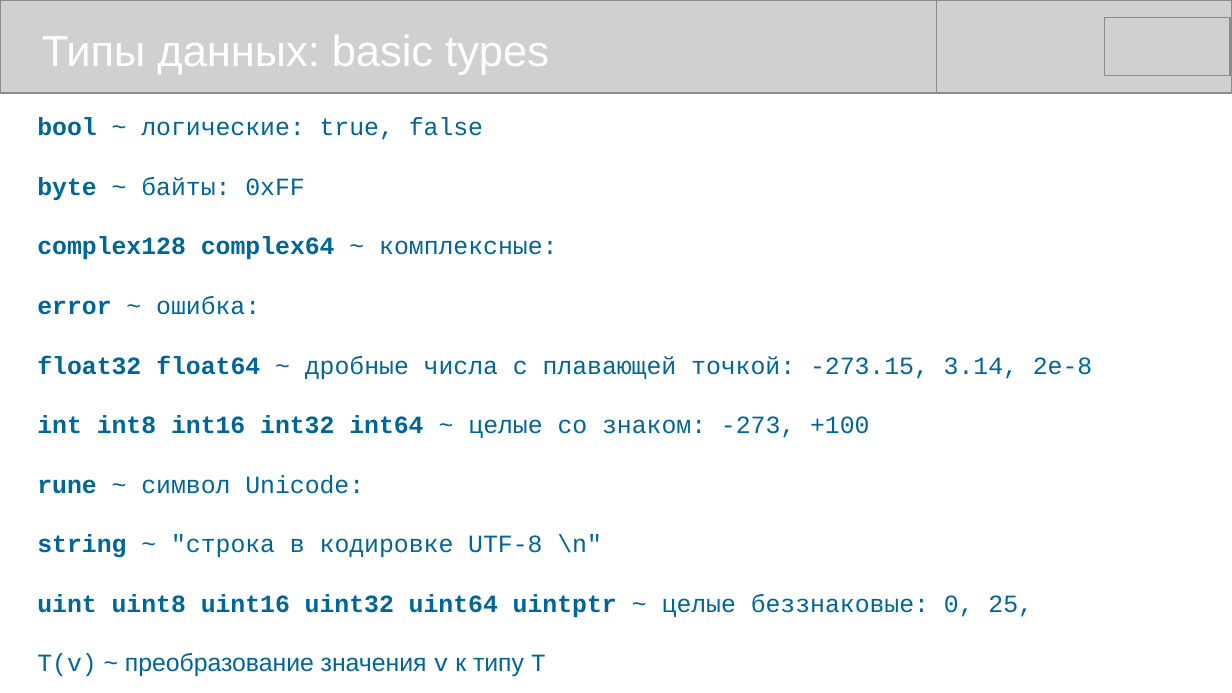
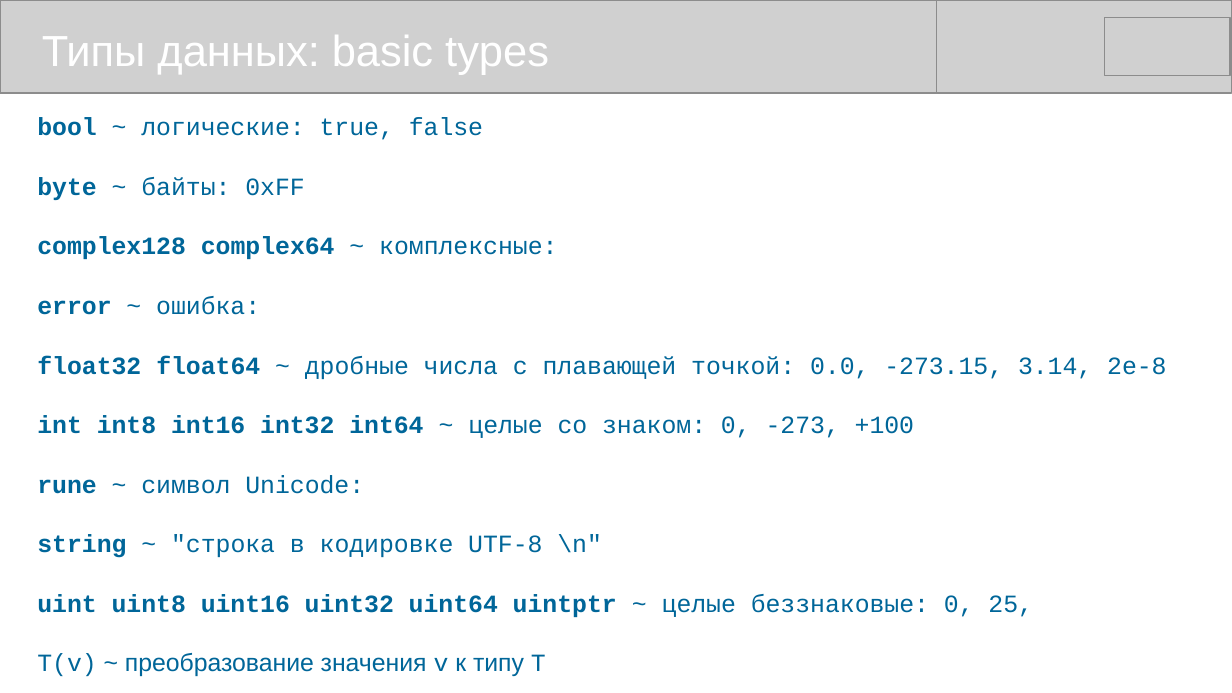
Before and after one commit to mike-shock/Go_language, a slide deck: slide 13 of Go_Intro.odp (slide 12 before the commit). Drawn at 1232x693 pixels with LibreOffice and Linux fonts; fonts in the diff are those of the drawing; grey boxes stand for pictures. Boxes give left, top, right and bottom in pixels: in the first picture for what was removed or moved away, otherwise in the second. Text is boxed around its words. In the diff, an @@ line names an element or a change of style, - is before the commit and + after.

```diff
--- a/Go_Intro.odp
+++ b/Go_Intro.odp
@@ text at bbox=[37, 355, 1166, 438]: text changed @@
-float32 float64 ~ дробные числа с плавающей точкой: -273.15, 3.14, 2e-8
-int int8 int16 int32 int64 ~ целые со знаком: -273, +100
+float32 float64 ~ дробные числа с плавающей точкой: 0.0, -273.15, 3.14, 2e-8
+int int8 int16 int32 int64 ~ целые со знаком: 0, -273, +100
```
Also in this commit, not shown: 5 other slides changed, 1 slide added, 2 other files.
